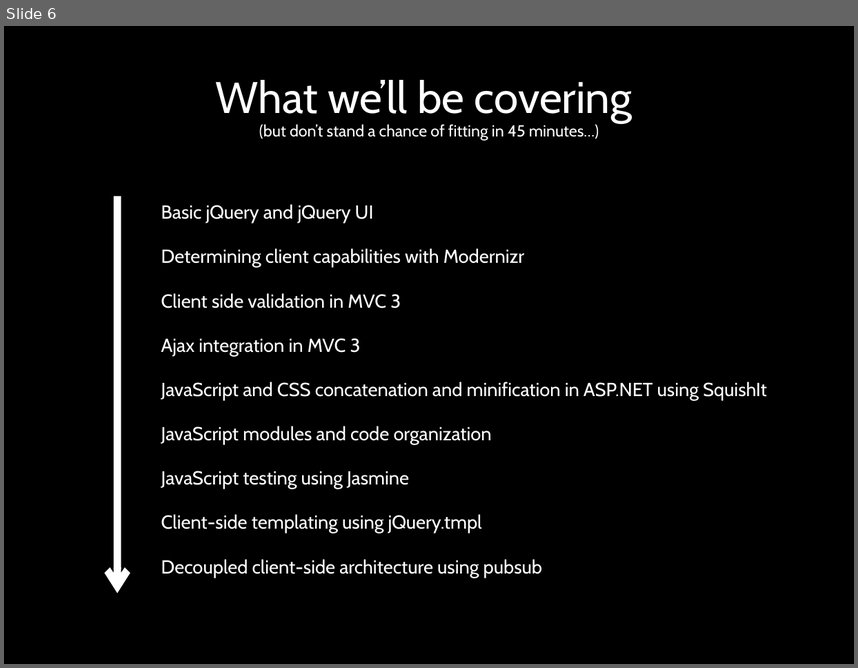
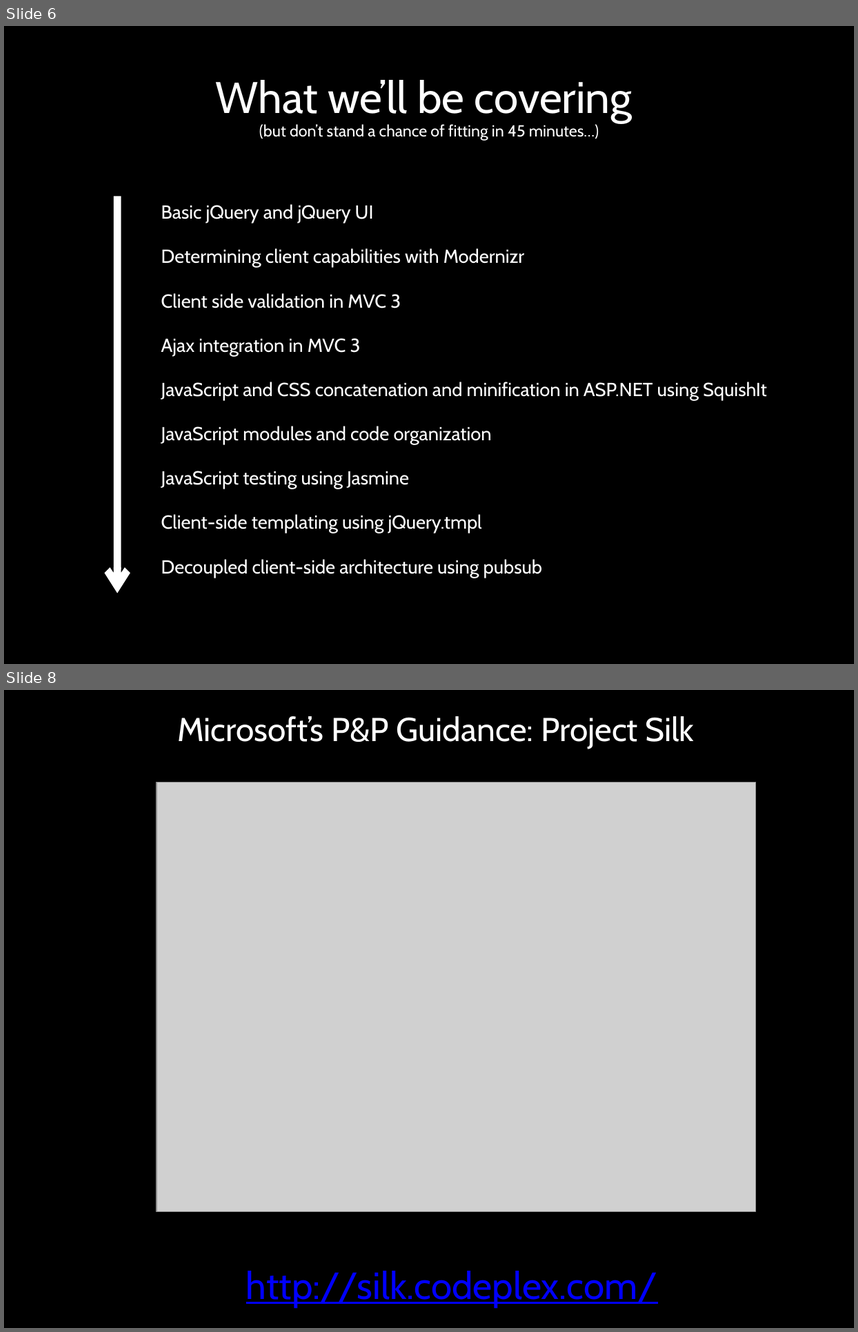
Before and after one commit to davidpadbury/aspmvc-jquery-win, a slide deck: Talk.pptx. Shown one above the other, each under a label of ours: slide 6 before the commit, slides 6 and 8 after it; the slides between them are not shown. The pictures are 858x668 and 858x1332 pixels, drawn with LibreOffice and Linux fonts; fonts in the diff are those of the drawing; grey boxes stand for pictures. Boxes give left, top, right and bottom in pixels: in the first picture for what was removed or moved away, otherwise in the second. Text is boxed around its words. In the diff, an @@ line names an element or a change of style, - is before the commit and + after.

Commit message:
updating talk

```diff
--- a/Talk.pptx
+++ b/Talk.pptx
@@ slide 8 added at box(4, 690, 854, 1328), background #000000 @@
@@ text added at box(177, 716, 695, 749), 28 pt, text #FFFFFF @@
+Microsoft’s P&P Guidance: Project Silk
@@ picture added at box(156, 782, 755, 1211) @@
@@ text added at box(246, 1270, 658, 1307), 32 pt, text #0000FF, underline @@
+http://silk.codeplex.com/
```
Also in this commit, not shown: 1 other slide added.
